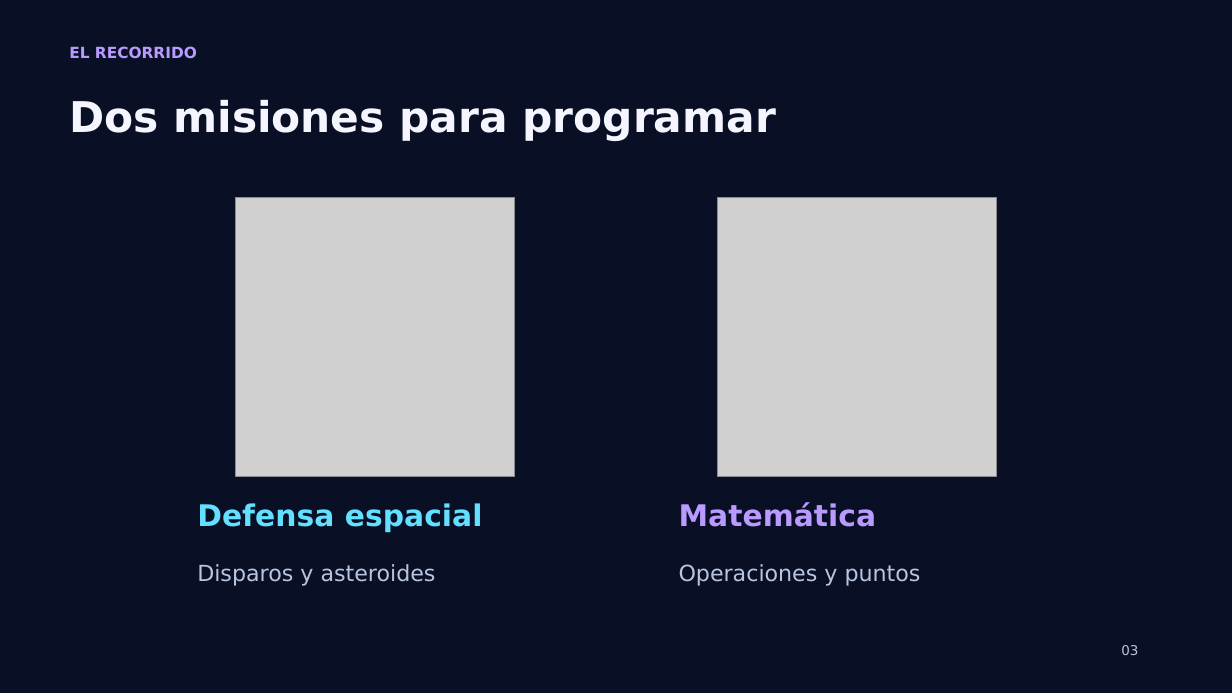
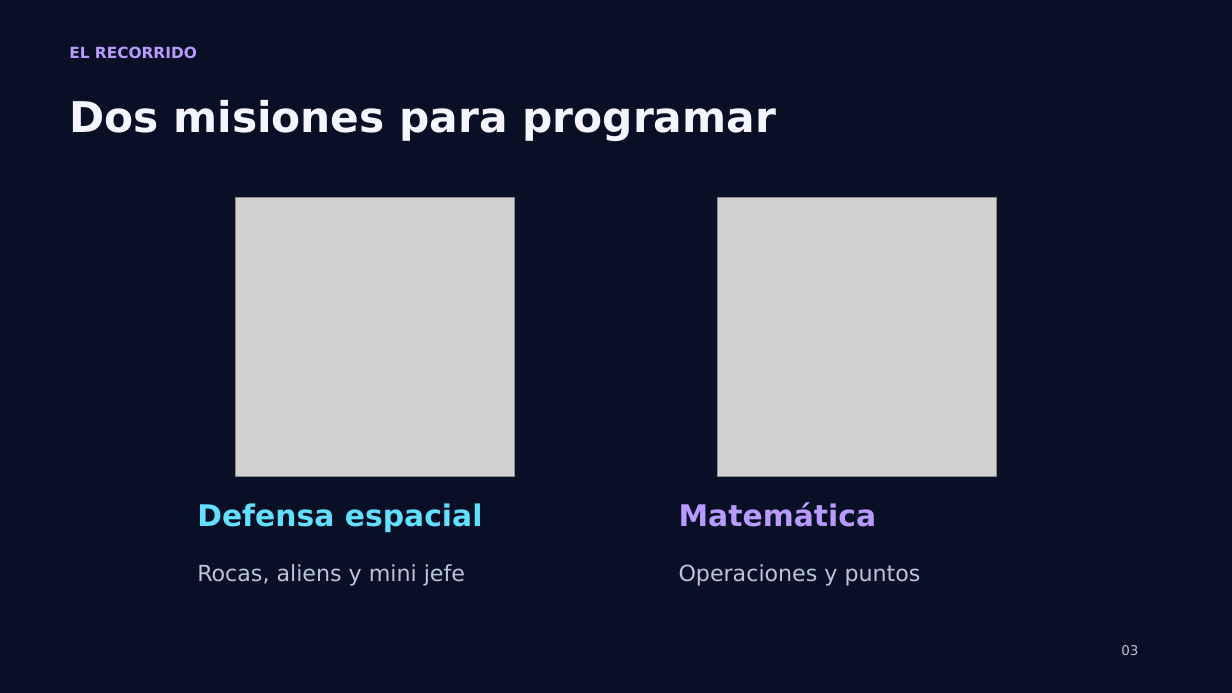
Before and after one commit to PaoloPelaezVillanueva/wie-chincha, a slide deck: slide 3 of Mision_WIE_Chincha_Taller.pptx. Drawn at 1232x693 pixels with LibreOffice and Linux fonts; fonts in the diff are those of the drawing; grey boxes stand for pictures. Boxes give left, top, right and bottom in pixels: in the first picture for what was removed or moved away, otherwise in the second. Text is boxed around its words. In the diff, an @@ line names an element or a change of style, - is before the commit and + after.

```diff
--- a/Mision_WIE_Chincha_Taller.pptx
+++ b/Mision_WIE_Chincha_Taller.pptx
@@ text at (x1=197, y1=564, x2=465, y2=586): text changed @@
-Disparos y asteroides
+Rocas, aliens y mini jefe
```
Also in this commit, not shown: 1 other slide changed, 4 other files.
